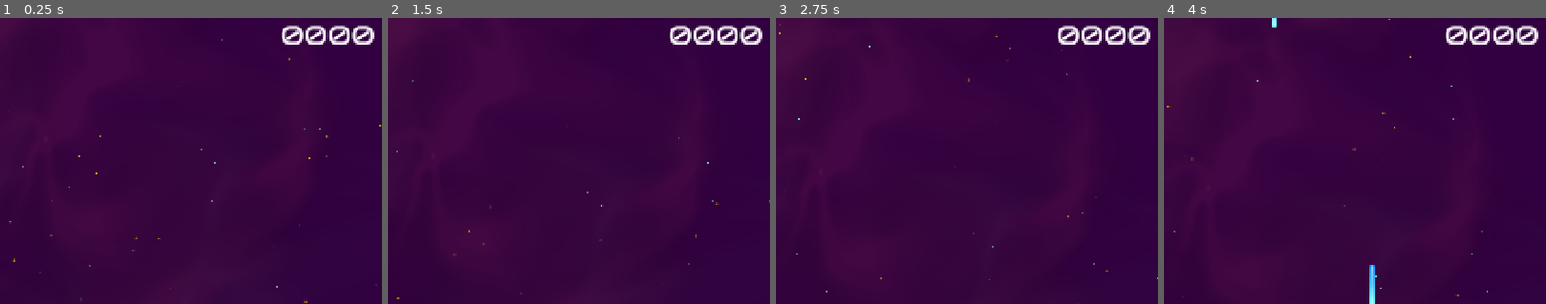
Above: before the commit, frames 1-4 (left to right).
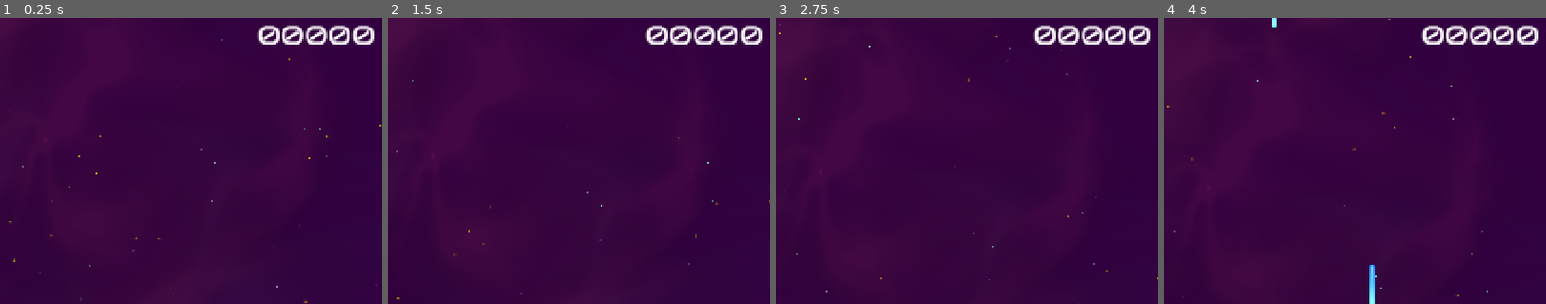
Above: after the commit, the same moments.

Repository: LHO-Developments/Godot-Projects
Game: Godot game, scene res://Scenes/Level/level.tscn
Two runs of this game, one before a commit and one after it. Both use one fixed random seed, a clock stepped at 60 frames per second and the inputs below. Sound files missing from this copy of the repository are replaced by a short silence.
Inputs:
- Up to frame 1 (0.25 s): no input
- Up to frame 2 (1.5 s): hold D (right) 0.53-1.28 s; tap Space (shoot) at 0.6 s; hold S (down) from 1.28 s (still down); tap T (test) at 1.35 s
- Up to frame 3 (2.75 s): release S (down) at 2.03 s; hold D (right) from 2.03 s (still down); tap Space (shoot) at 2.1 s
- Up to frame 4 (4 s): release D (right) at 2.78 s; hold W (up) 2.78-3.53 s; tap T (test) at 2.85 s; hold A (left) from 3.53 s (still down); tap Space (shoot) at 3.6 s
The pictures show only the part of the screen within x 49-99%, y 2-52%; the shares and areas given below are measured in that part.

The runs differ from the first frame. In frame 1, 0.6% of the frame differs, in the area x 67-98%, y 2-10%; in frame 2, 0.6%; in frame 3, 0.6%; in frame 4, 0.6%.

Commit message:
Add points system

Diff:
--- a/Space Ace/space-ace/Globals/SignalHub.gd
+++ b/Space Ace/space-ace/Globals/SignalHub.gd
@@ -4,6 +4,7 @@
 signal spawn_pool_object(position: Vector2, scene: PackedScene)
 signal player_take_damage(damage: int)
 signal player_health_boost(boost: int)
+signal points_scored(points: int)
 
 func emit_player_take_damage(damage: int) -> void:
 	player_take_damage.emit(damage)
@@ -13,3 +14,6 @@
 
 func emit_player_health_boost(boost: int) -> void:
 	player_health_boost.emit(boost)
+
+func emit_points_scored(points: int) -> void:
+	points_scored.emit(points)
--- a/Space Ace/space-ace/Scenes/Enemy/EnemyBase.gd
+++ b/Space Ace/space-ace/Scenes/Enemy/EnemyBase.gd
@@ -14,9 +14,12 @@
 @export var powerup_chance: float = 25.0;
 
 @export var missile_scene: PackedScene
-@export var missile_chance: float = 100.0
+@export var missile_chance: float = 100.0;
+
+@export var points: int = 0
 
 func _on_health_bar_died() -> void:
+	SignalHub.emit_points_scored(points);
 	SignalHub.emit_spawn_pool_object(global_position, explosion_scene);
 	create_random_chance_scene(powerup_scene, powerup_chance);
 	create_random_chance_scene(missile_scene, missile_chance);
--- a/Space Ace/space-ace/Scenes/Enemy/EnemyRobot.tscn
+++ b/Space Ace/space-ace/Scenes/Enemy/EnemyRobot.tscn
@@ -9,6 +9,7 @@
 radius = 60.0
 
 [node name="EnemyRobot" unique_id=330623592 instance=ExtResource("1_74opd")]
+points = 100
 
 [node name="Sprite2D" parent="." index="0" unique_id=1988232119]
 scale = Vector2(1.3, 1.3)
@@ -19,7 +20,7 @@
 launch_effect = ExtResource("4_g7hgf")
 
 [node name="Hitbox" parent="." index="2" unique_id=1733803325]
-damage_dealt = null
+invincible_time = 0.1
 collision_shape = SubResource("CircleShape2D_5vq8f")
 
 [node name="HealthBar" parent="." index="3" unique_id=720456850]
--- a/Space Ace/space-ace/Scenes/Enemy/EnemyVee.tscn
+++ b/Space Ace/space-ace/Scenes/Enemy/EnemyVee.tscn
@@ -9,6 +9,7 @@
 radius = 50.0
 
 [node name="EnemyVee" unique_id=330623592 instance=ExtResource("1_cweeu")]
+points = 15
 
 [node name="Sprite2D" parent="." index="0" unique_id=1988232119]
 rotation = 3.1415927
@@ -22,6 +23,7 @@
 launch_effect = ExtResource("4_sy7w6")
 
 [node name="Hitbox" parent="." index="2" unique_id=1733803325]
+invincible_time = 0.1
 collision_shape = SubResource("CircleShape2D_hrol3")
 
 [node name="HealthBar" parent="." index="3" unique_id=720456850]
--- a/Space Ace/space-ace/Scenes/GameUi/GameUi.gd
+++ b/Space Ace/space-ace/Scenes/GameUi/GameUi.gd
@@ -7,9 +7,13 @@
 @onready var health_bar: HealthBar = $MarginContainer/HealthBar
 @onready var music: AudioStreamPlayer = $Music
 @onready var boost_sound: AudioStreamPlayer = $BoostSound
+@onready var score_label: Label = $MarginContainer/ScoreLabel
+
+var _score: int = 0
 
 # Called when the node enters the scene tree for the first time.
 func _ready() -> void:
+	SignalHub.points_scored.connect(on_points_scored)
 	SignalHub.player_take_damage.connect(on_player_take_damage)
 	SignalHub.player_health_boost.connect(on_player_health_boost)
 
@@ -27,3 +31,8 @@
 func on_player_health_boost(boost: int) -> void:
 	health_bar.incr_value(boost)
 	boost_sound.play()
+
+func on_points_scored(points: int) -> void:
+	_score += points
+	print("_score",_score);
+	score_label.text = "%05d" % _score
--- a/Space Ace/space-ace/Scenes/GameUi/GameUi.tscn
+++ b/Space Ace/space-ace/Scenes/GameUi/GameUi.tscn
@@ -38,7 +38,7 @@
 [node name="ScoreLabel" type="Label" parent="MarginContainer" unique_id=1200439394]
 layout_mode = 2
 size_flags_horizontal = 8
-text = "0000"
+text = "00000"
 label_settings = SubResource("LabelSettings_tt7lr")
 
 [node name="Music" type="AudioStreamPlayer" parent="." unique_id=373411825]
--- a/Space Ace/space-ace/Scenes/Projectile/BaseProjectile.gd
+++ b/Space Ace/space-ace/Scenes/Projectile/BaseProjectile.gd
@@ -9,7 +9,11 @@
 
 @export var explosion_margin: float = 40.0
 
-var _mover: Mover
+var _mover: Mover;
+
+
+@export var points: int = 0
+
 
 
 func _ready() -> void:
@@ -48,5 +52,6 @@
 
 
 func _on_hitbox_died(collided_with: Area2D) -> void:
+	SignalHub.emit_points_scored(points);
 	explode(collided_with.global_position)
 	deactivate()
--- a/Space Ace/space-ace/Scenes/Projectile/EnemyBomb.tscn
+++ b/Space Ace/space-ace/Scenes/Projectile/EnemyBomb.tscn
@@ -10,6 +10,7 @@
 
 [node name="EnemyBomb" unique_id=1709716112 instance=ExtResource("1_fj0le")]
 explosion_scene = ExtResource("2_7top6")
+points = 25
 
 [node name="Sprite2D" parent="." index="0" unique_id=989220919]
 scale = Vector2(0.9, 0.9)
@@ -24,4 +25,5 @@
 [node name="Hitbox" parent="." index="4" unique_id=1733803325]
 position = Vector2(0, 24)
 damage_dealt = 30
+invincible_time = 0.1
 collision_shape = SubResource("CircleShape2D_fj0le")
--- a/Space Ace/space-ace/Scenes/Projectile/HomingMissile.tscn
+++ b/Space Ace/space-ace/Scenes/Projectile/HomingMissile.tscn
@@ -11,6 +11,7 @@
 
 [node name="HomingMissile" unique_id=1709716112 instance=ExtResource("1_ivttq")]
 explosion_scene = ExtResource("2_pn0nu")
+points = 15
 
 [node name="Sprite2D" parent="." index="0" unique_id=989220919]
 rotation = 1.5707964
